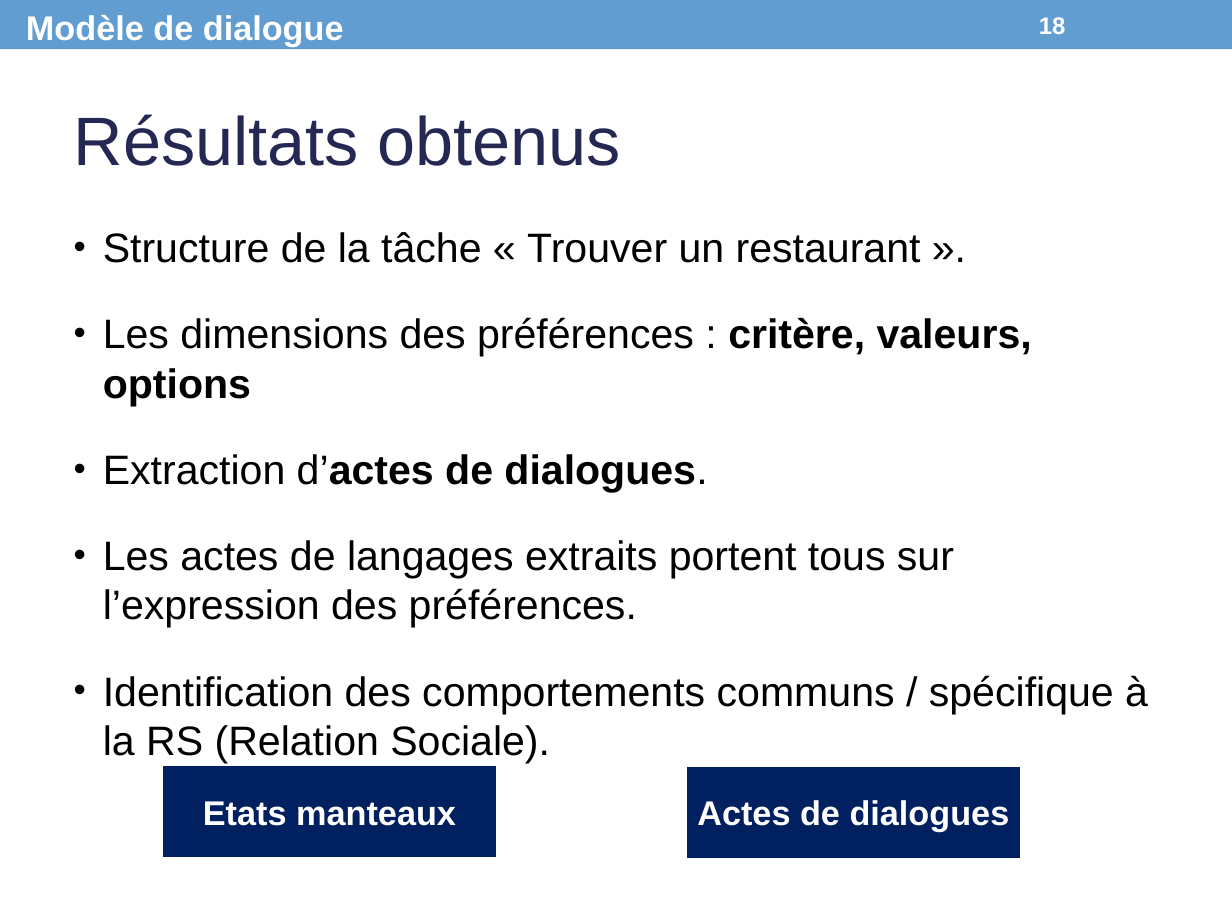
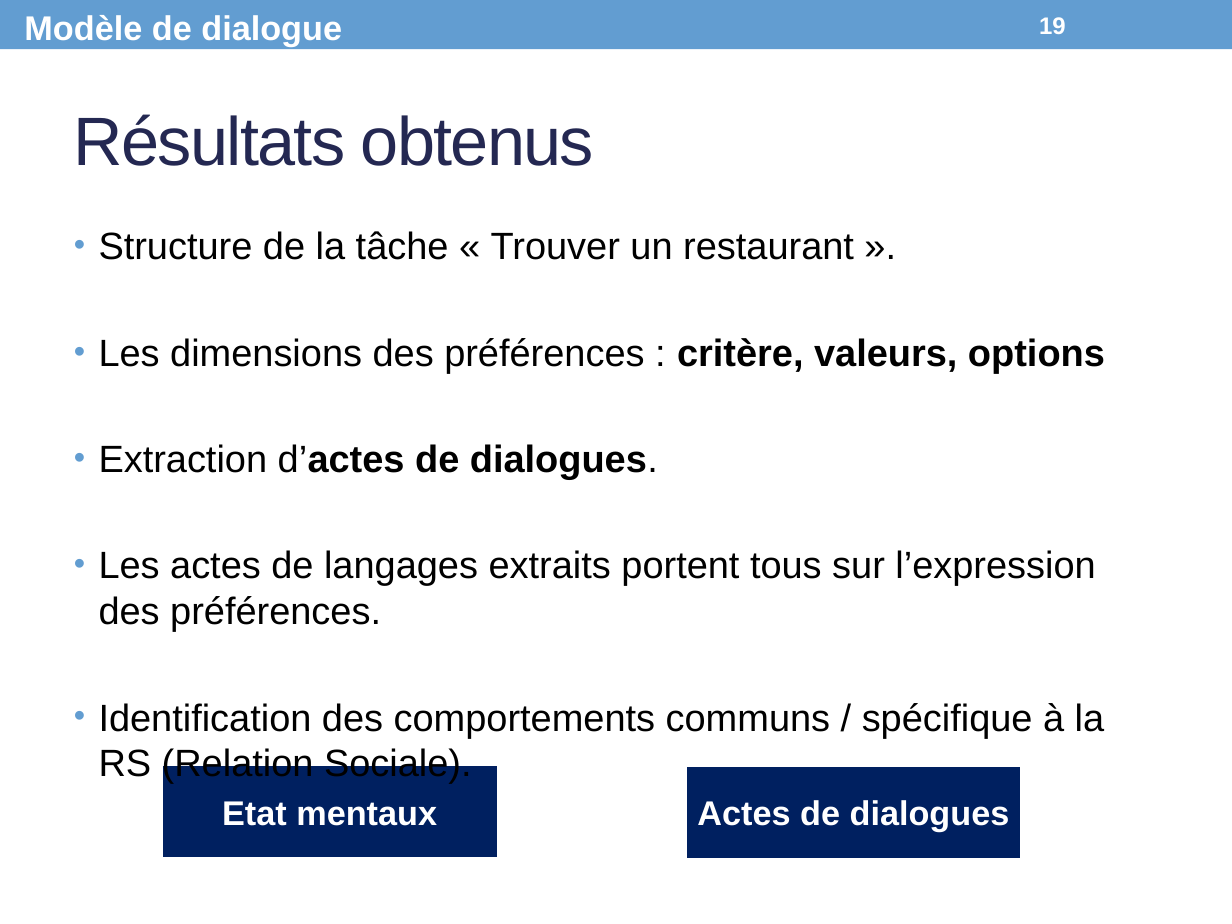
Before and after one commit to Olydia/Discolog, a slide deck: slide 19 of papers/Presentations/CPU_Presentation.pptx (slide 18 before the commit). Drawn at 1232x924 pixels with LibreOffice and Linux fonts; fonts in the diff are those of the drawing. Boxes give left, top, right and bottom in pixels: in the first picture for what was removed or moved away, otherwise in the second. Text is boxed around its words. In the diff, an @@ line names an element or a change of style, - is before the commit and + after.

```diff
--- a/papers/Presentations/CPU_Presentation.pptx
+++ b/papers/Presentations/CPU_Presentation.pptx
@@ page number at bbox=[1039, 17, 1066, 34]: text changed @@
-18
+19
@@ title "Résultats obtenus" at bbox=[74, 114, 594, 166]: letter spacing 0 to -1 pt @@
@@ text "Structure de la tâche « ..." at bbox=[99, 231, 1105, 738]: size 24 to 22.2 pt; indent changed; more space between paragraphs @@
@@ rectangle "Etat mentaux" at bbox=[160, 763, 500, 860]: outline #FFFFFF 3.49 pt to #FFFFFF 3.5 pt @@
@@ text in rectangle at bbox=[222, 801, 437, 826]: text changed @@
-Etats manteaux
+Etat mentaux
```
Also in this commit, not shown: 27 other slides changed, 4 slides added, 1 slide removed, 8 other files.
